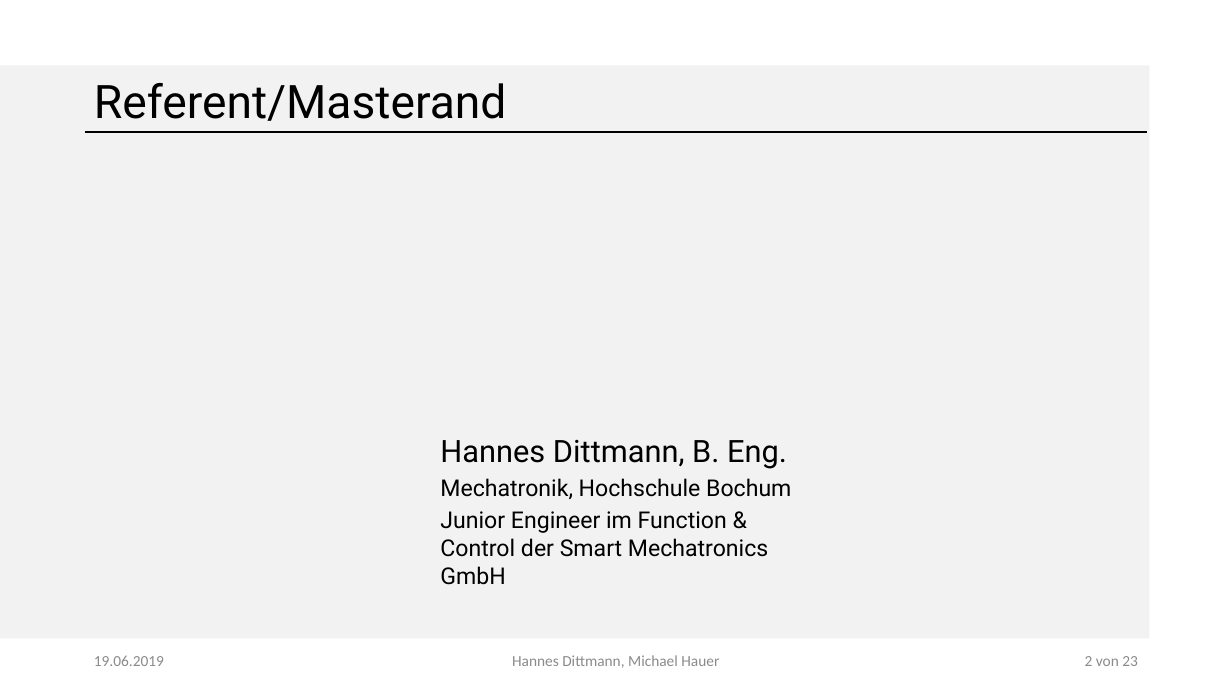
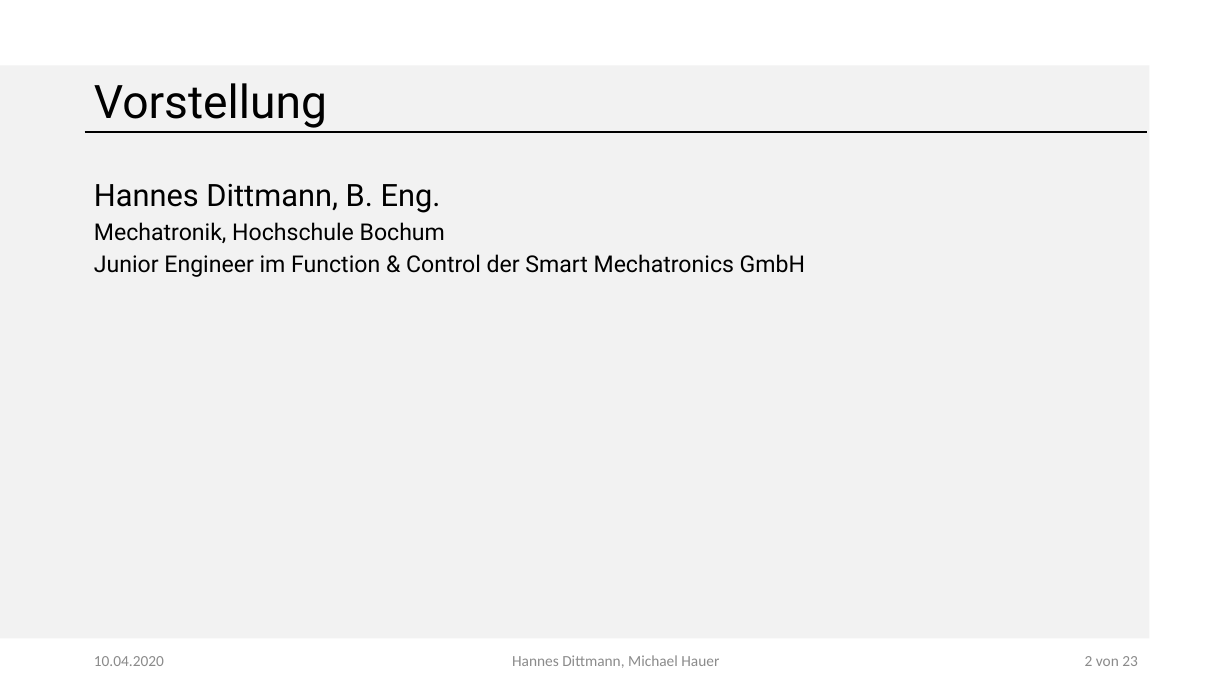
Before and after one commit to GiulliMo/Master_Doc, a slide deck: slide 1 of Präsentationen/HSHL/Besprechung_Göbel.pptx. Drawn at 1232x693 pixels with LibreOffice and Linux fonts; fonts in the diff are those of the drawing; background and template pictures are left out. Boxes give left, top, right and bottom in pixels: in the first picture for what was removed or moved away, otherwise in the second. Text is boxed around its words. In the diff, an @@ line names an element or a change of style, - is before the commit and + after.

```diff
--- a/Präsentationen/HSHL/Besprechung_Göbel.pptx
+++ b/Präsentationen/HSHL/Besprechung_Göbel.pptx
@@ title at box(94, 83, 327, 128): text changed @@
-Referent/Masterand
+Vorstellung
@@ text "Hannes Dittmann, B. Eng." rewrapped from box(440, 440, 791, 585) to box(94, 184, 805, 277) @@
@@ text at box(94, 656, 164, 666): text changed @@
-19.06.2019
+10.04.2020
```
Also in this commit, not shown: 7 other slides changed, 3 other files.
